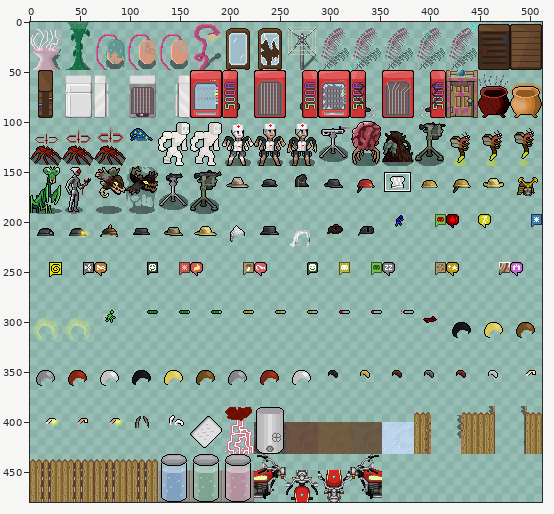
File history of a sprite sheet, gfx/MshockXotto+/tall.png. The first picture is a wide view before the edit; the outline marks the close-up.
Close-up. First the earlier version:
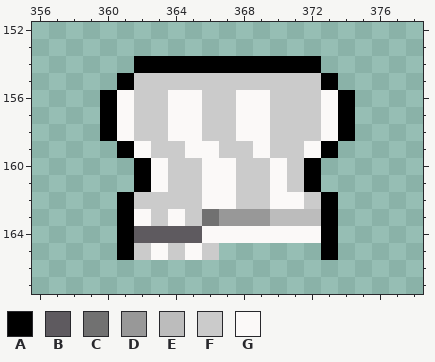
The file is 512x480 pixels. Pixels under 10% opacity are left out. Colours within 5 levels of each other are drawn and written as one. Shown: x 356..378, y 152..167. The commit also changed other parts of the picture, which this record leaves out.
Palette (. is transparent): A #000000  B #5e5a5f  C #717171  D #989898  E #bcbcbc  F #cbcbcb  G #fbf9f8
Pixels before, first column x 360:
154 ..AAAAAAAAAAA..
155 .AFFFFFFFFFFFA.
156 AGFFGGFFGGFFFGA
157 AGFFGGFFGGFFFGA
158 AGFFGGFFGGFFFGA
159 .AGFFGGFFGFFGA.
160 ..AGFFGGFFGFA..
161 ..AGFFGGFFGFA..
162 .AFFFFGGFFGGFA.
163 .AGFGFCDDDEEEA.
164 .ABBBBGGGGGGGA.
165 .AFGFGF......A.
After the commit:
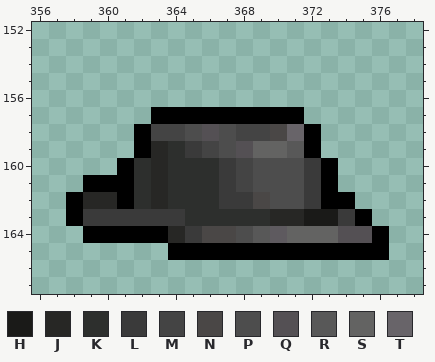
Colours new in this view: H #1a1a18  J #272725  K #2d2f2d  L #3a3a3a  M #444444  N #4a4746  P #4d4d4d  Q #545054  R #585858  S #636362  T #686469
Changes in this commit:
y 154: x 362..372 AAAAAAAAAAA -> ...........
y 155: x 361..373 AFFFFFFFFFFFA -> .............
y 156: x 360..374 AGFFGGFFGGFFFGA -> ...............
y 157: x 360..374 AGFFGGFFGGFFFGA -> ...AAAAAAAAA...
y 158: x 360..374 AGFFGGFFGGFFFGA -> ..AMMPQPMMNTA..
y 159: x 361..373 AGFFGGFFGFFGA -> .AJKLMPQSSRA.
y 160: x 361..373 .AGFFGGFFGFA. -> AKJKKKLMPPPLA
y 161: x 359..373 ...AGFFGGFFGFA. -> AAAKJKKKLMPPPLA
y 162: x 358..360 ... -> AJJ; x 362..372 FFFFGGFFGGF -> KJKKKLLNPPL; x 374 . -> A
y 163: x 358..375 ...AGFGFCDDDEEEA.. -> ALLLLLLKKKKKJJHHLA
y 164: x 359..360 .. -> AA; x 362..376 BBBBGGGGGGGA... -> AAJLNNPRBSSSQQA
y 165: x 361..372 AFGFGF...... -> ...AAAAAAAAA; x 374..376 ... -> AAA
Boxes around the changes in both close-ups, in picture pixels (x1, y1, x2, y2):
changed: (66, 56, 389, 260)
